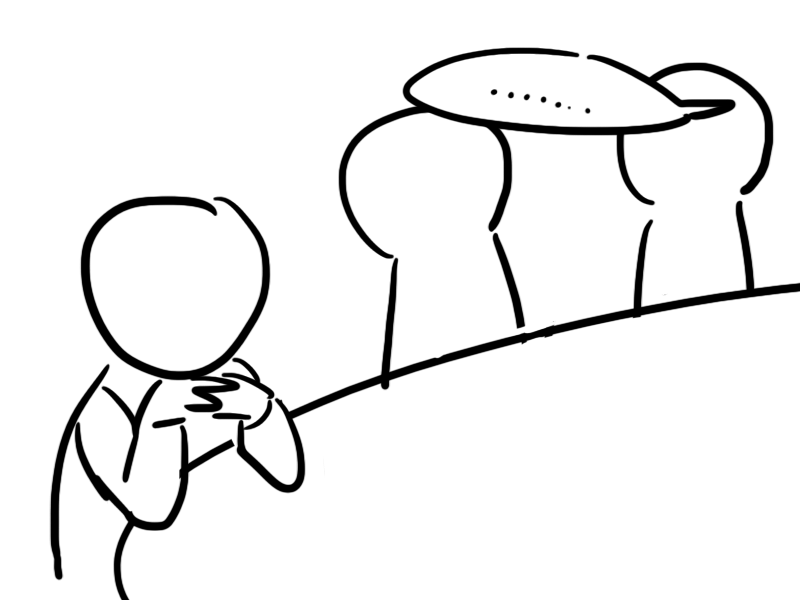
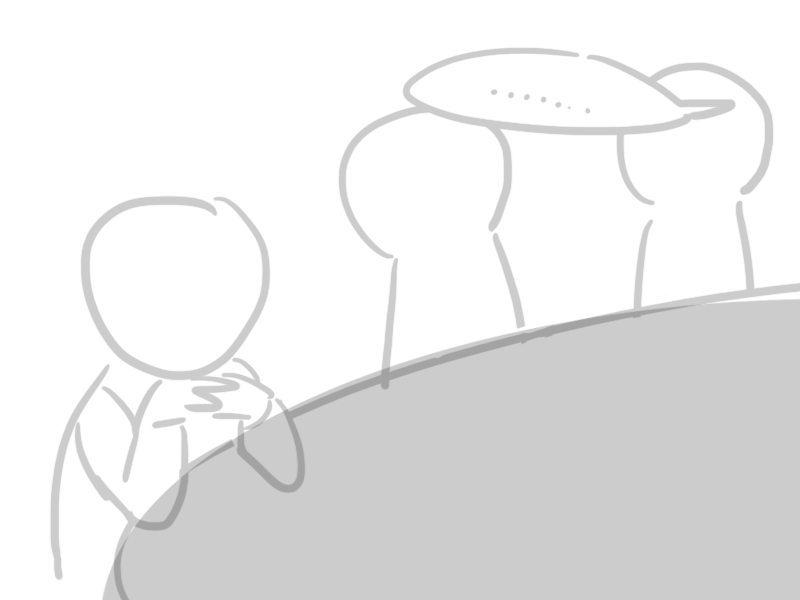
Two versions of the same layered image (800px x 600px). Layer-by-layer changes:
added layer "레이어 9" (20%) above "그룹 1" over 101, 298, 800, 600
added group "그룹 1" (20%) with 6 layers above "레이어 10" over 49, 47, 800, 600
moved "레이어 8" into group "그룹 1" over 402, 47, 737, 136
moved "레이어 3" into group "그룹 1" over 49, 195, 325, 581
moved "레이어 1" into group "그룹 1" over 113, 62, 800, 600
